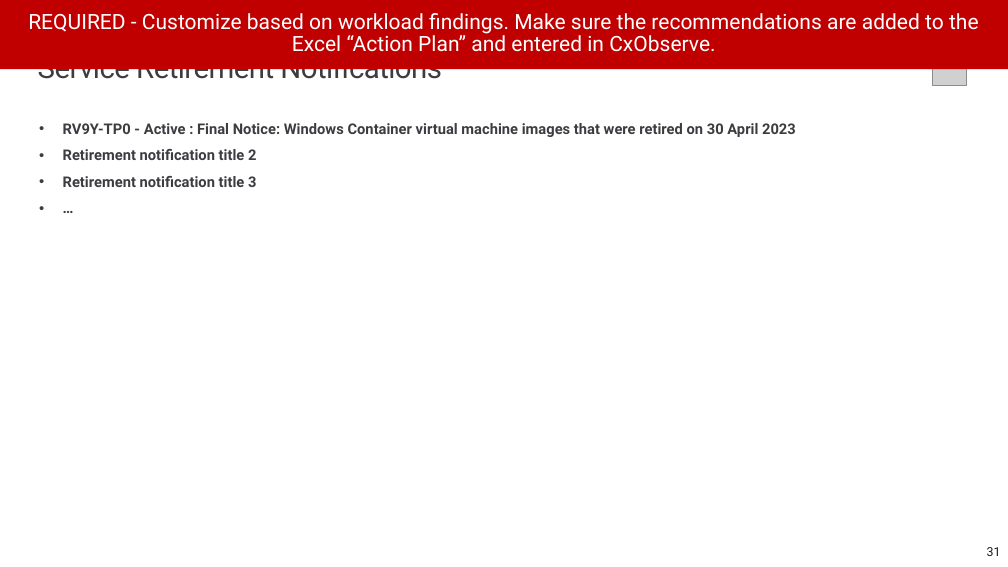
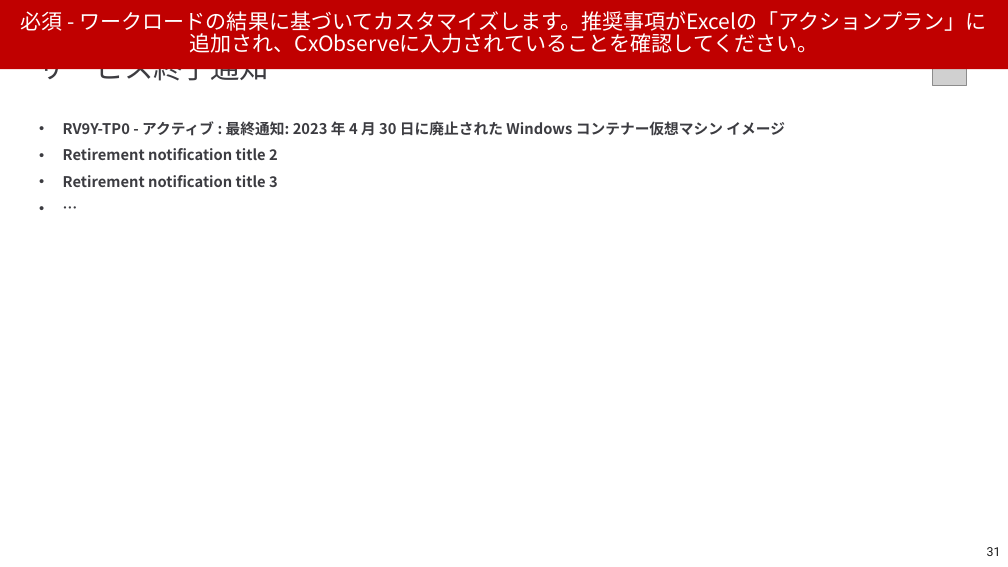
Before and after one commit to yahanda/Azure-Proactive-Resiliency-Library-v2, a slide deck: slide 31 of tools/Mandatory - Executive Summary presentation - Template.pptx. Drawn at 1008x567 pixels with LibreOffice and Linux fonts; fonts in the diff are those of the drawing; grey boxes stand for pictures; background and template pictures are left out. Boxes give left, top, right and bottom in pixels: in the first picture for what was removed or moved away, otherwise in the second. Text is boxed around its words. In the diff, an @@ line names an element or a change of style, - is before the commit and + after.

```diff
--- a/tools/Mandatory - Executive Summary presentation - Template.pptx
+++ b/tools/Mandatory - Executive Summary presentation - Template.pptx
@@ text in rectangle at [21, 11, 987, 53]: text changed; font Roboto to Noto Sans CJK JP @@
-REQUIRED - Customize based on workload findings. Make sure the recommendations are added to the Excel “Action Plan” and entered in CxObserve.
+必須 - ワークロードの結果に基づいてカスタマイズします。推奨事項がExcelの「アクションプラン」に追加され、CxObserveに入力されていることを確認してください。
@@ title at [38, 49, 269, 87]: text changed; font Roboto to Noto Sans CJK JP @@
-Service Retirement Notifications
+サービス終了通知
@@ text at [63, 121, 785, 136]: text changed; font Roboto to Noto Sans CJK JP @@
-• RV9Y-TP0 - Active : Final Notice: Windows Container virtual machine images that were retired on 30 April 2023
+• RV9Y-TP0 - アクティブ : 最終通知: 2023 年 4 月 30 日に廃止された Windows コンテナー仮想マシン イメージ
@@ text at [63, 148, 278, 187]: font Roboto to Noto Sans CJK JP in "Retirement notification title 2", "Retirement notification title 3", "…" @@
```
Also in this commit, not shown: 12 other slides changed, 21 slides added, 21 slides removed, 1 other file.
